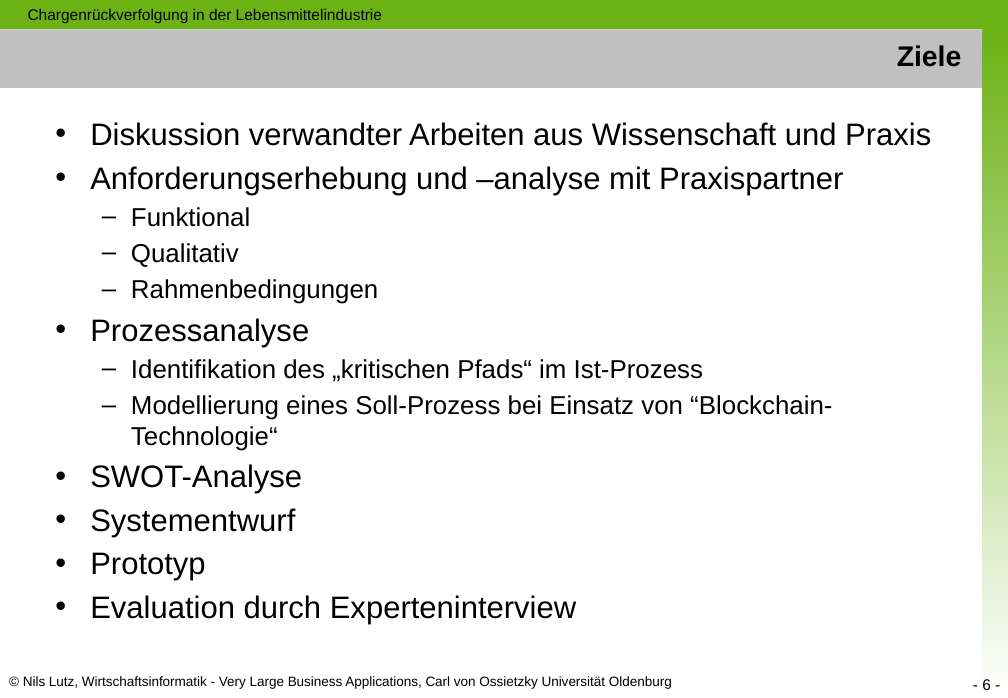
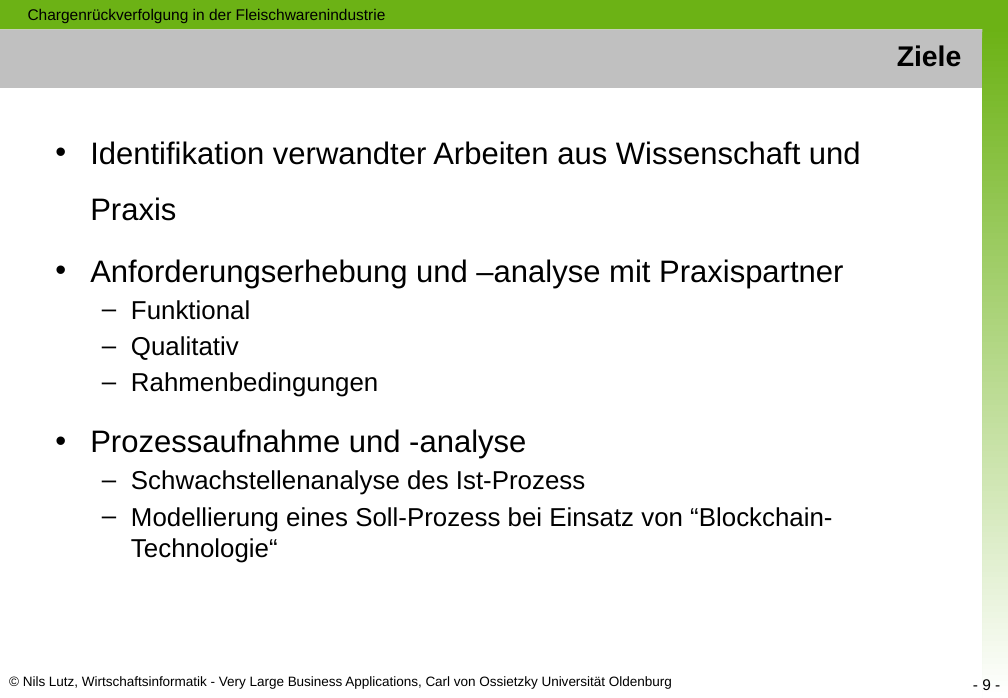
Before and after one commit to nimble-123/masterthesis, a slide deck: slide 9 of presentations/Proposal.pptx (slide 6 before the commit). Drawn at 1008x698 pixels with LibreOffice and Linux fonts; fonts in the diff are those of the drawing. Boxes give left, top, right and bottom in pixels: in the first picture for what was removed or moved away, otherwise in the second. Text is boxed around its words. In the diff, an @@ line names an element or a change of style, - is before the commit and + after.

```diff
--- a/presentations/Proposal.pptx
+++ b/presentations/Proposal.pptx
@@ text at box(28, 8, 386, 23): text changed @@
-Chargenrückverfolgung in der Lebensmittelindustrie
+Chargenrückverfolgung in der Fleischwarenindustrie
@@ text at box(90, 141, 861, 221): text changed @@
-• Diskussion verwandter Arbeiten aus Wissenschaft und Praxis
+• Identifikation verwandter Arbeiten aus Wissenschaft und Praxis
@@ text at box(90, 259, 843, 288): line spacing 1 to 1.5 @@
@@ text at box(90, 429, 585, 495): text changed @@
-• Prozessanalyse
-  – Identifikation des „kritischen Pfads“ im Ist-Prozess
+• Prozessaufnahme und -analyse
+  – Schwachstellenanalyse des Ist-Prozess
@@ text at box(90, 464, 576, 624): paragraphs removed @@
-• SWOT-Analyse
-• Systementwurf
-• Prototyp
-• Evaluation durch Experteninterview
@@ page number at box(982, 679, 991, 690): text changed @@
-- 6 -
+- 9 -
```
Also in this commit, not shown: 7 other slides changed, 5 slides added.
